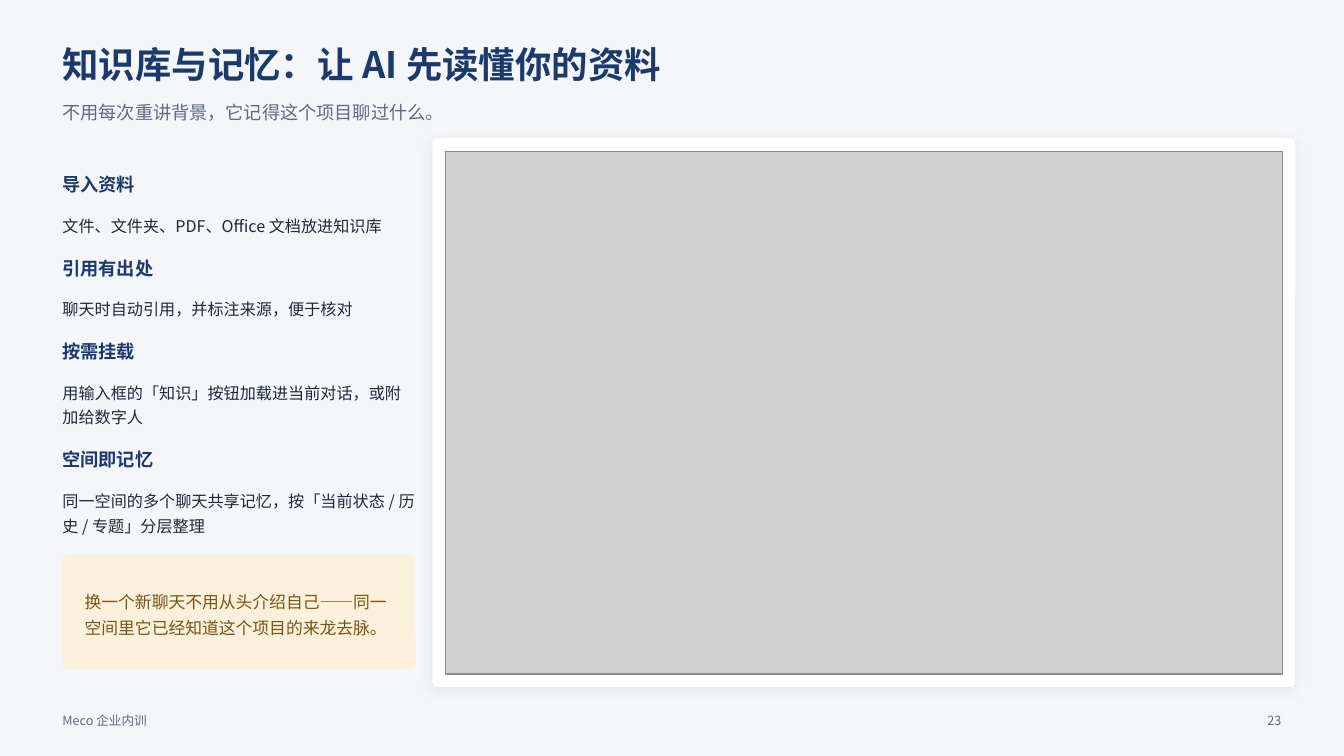
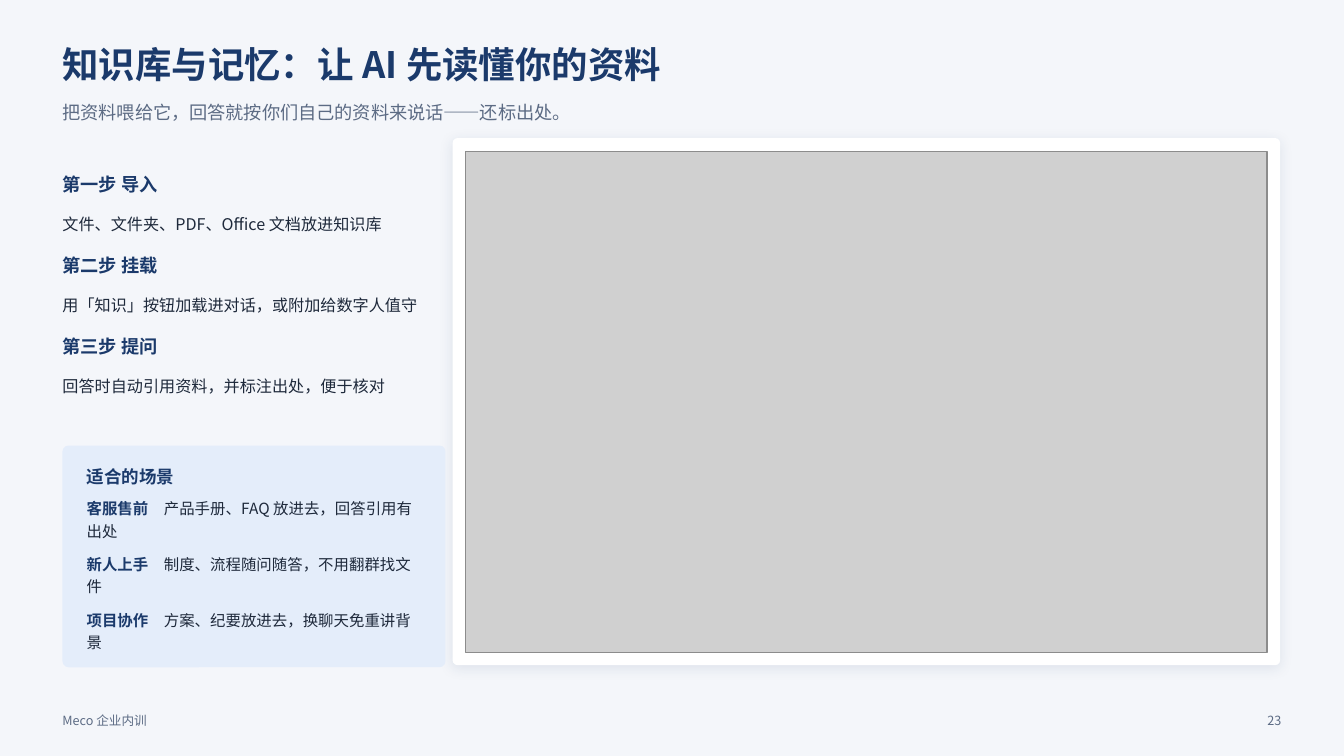
Before and after one commit to LangInOS/heyoo-meco, a slide deck: slide 23 of docs/training/Meco企业培训-非技术员工全面上手指南.pptx. Drawn at 1344x756 pixels with LibreOffice and Linux fonts; fonts in the diff are those of the drawing; grey boxes stand for pictures. Boxes give left, top, right and bottom in pixels: in the first picture for what was removed or moved away, otherwise in the second. Text is boxed around its words. In the diff, an @@ line names an element or a change of style, - is before the commit and + after.

```diff
--- a/docs/training/Meco企业培训-非技术员工全面上手指南.pptx
+++ b/docs/training/Meco企业培训-非技术员工全面上手指南.pptx
@@ text at bbox=[62, 103, 570, 121]: text changed @@
-不用每次重讲背景，它记得这个项目聊过什么。
+把资料喂给它，回答就按你们自己的资料来说话——还标出处。
@@ rounded rectangle: place and size @@
-rounded rectangle at bbox=[433, 138, 1296, 688]
+rounded rectangle at bbox=[453, 138, 1280, 665]
@@ rounded rectangle at bbox=[453, 138, 1280, 665]: proportions changed @@
@@ text at bbox=[62, 175, 157, 193]: text changed @@
-导入资料
+第一步 导入
@@ picture: place and size @@
-picture at bbox=[446, 151, 1282, 675]
+picture at bbox=[466, 151, 1267, 652]
@@ text at bbox=[62, 216, 382, 232]: less space between paragraphs @@
@@ text at bbox=[62, 256, 417, 394]: text changed @@
-引用有出处
-聊天时自动引用，并标注来源，便于核对
-按需挂载
-用输入框的「知识」按钮加载进当前对话，或附加给数字人
-空间即记忆
-同一空间的多个聊天共享记忆，按「当前状态 / 历史 / 专题」分层整理
+第二步 挂载
+用「知识」按钮加载进对话，或附加给数字人值守
+第三步 提问
+回答时自动引用资料，并标注出处，便于核对
@@ rounded rectangle: place and size @@
-rounded rectangle at bbox=[63, 555, 415, 669]
+rounded rectangle at bbox=[63, 446, 446, 667]
@@ rounded rectangle at bbox=[63, 446, 446, 667]: fill #FBF0DC to #E4EDFA; proportions changed @@
@@ text at bbox=[87, 468, 174, 485]: text changed; size 12 to 12.5 pt; text colour #7A5417 to #1B3A6B; bold on @@
-换一个新聊天不用从头介绍自己——同一空间里它已经知道这个项目的来龙去脉。
+适合的场景
@@ text added at bbox=[87, 499, 412, 628], 11 pt, text #1E293B @@
+客服售前 产品手册、FAQ 放进去，回答引用有出处
+新人上手 制度、流程随问随答，不用翻群找文件
+项目协作 方案、纪要放进去，换聊天免重讲背景
```
Also in this commit, not shown: 3 other slides changed, 6 other files.
